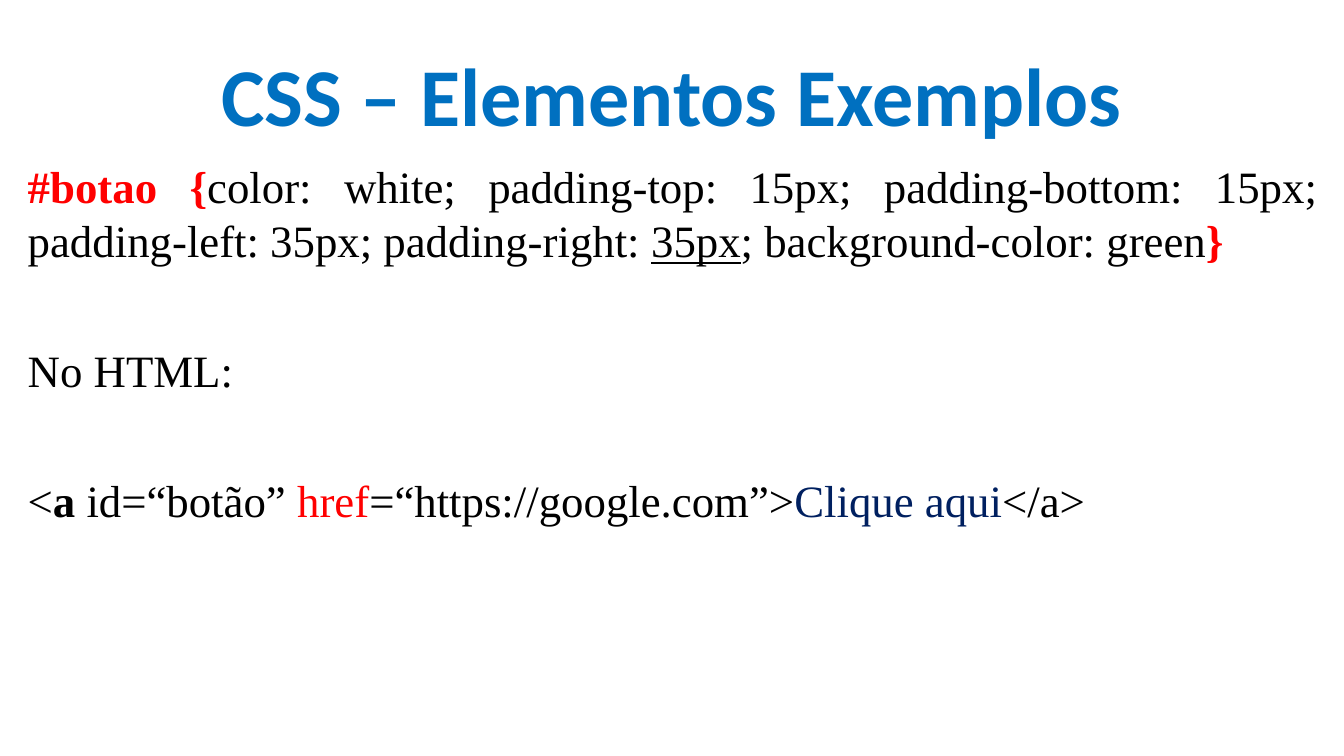
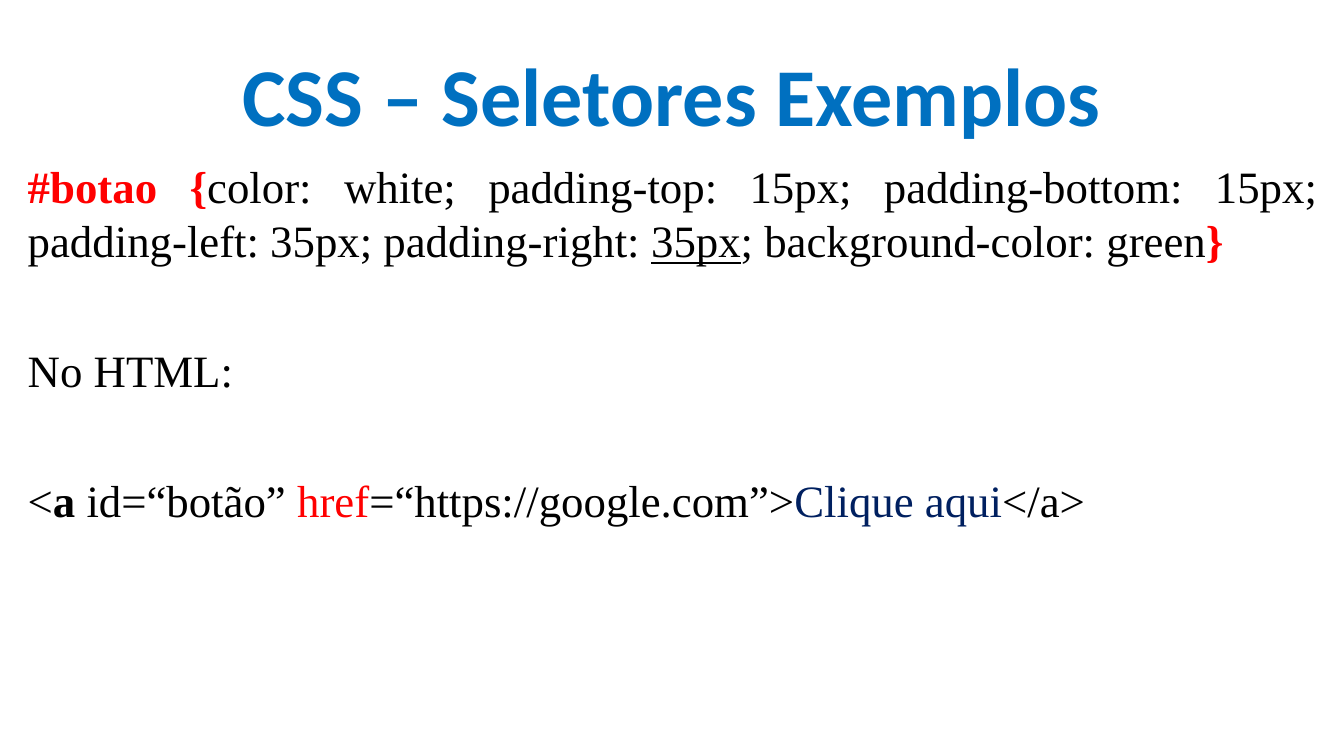
Before and after one commit to CloudEducationBrazil/WydenDesenvolvimentoWebPHP, a slide deck: slide 16 of 01 Classes/Aula 05 e 06 Desenvolvimento Web - CSS.pptx (slide 13 before the commit). Drawn at 1344x756 pixels with LibreOffice and Linux fonts; fonts in the diff are those of the drawing; background and template pictures are left out. Boxes give left, top, right and bottom in pixels: in the first picture for what was removed or moved away, otherwise in the second. Text is boxed around its words. In the diff, an @@ line names an element or a change of style, - is before the commit and + after.

```diff
--- a/01 Classes/Aula 05 e 06 Desenvolvimento Web - CSS.pptx
+++ b/01 Classes/Aula 05 e 06 Desenvolvimento Web - CSS.pptx
@@ title at bbox=[243, 68, 1100, 139]: text changed @@
-CSS – Elementos Exemplos
+CSS – Seletores Exemplos
```
Also in this commit, not shown: 6 other slides changed, 33 slides added, 1 slide removed, 1 other file.
